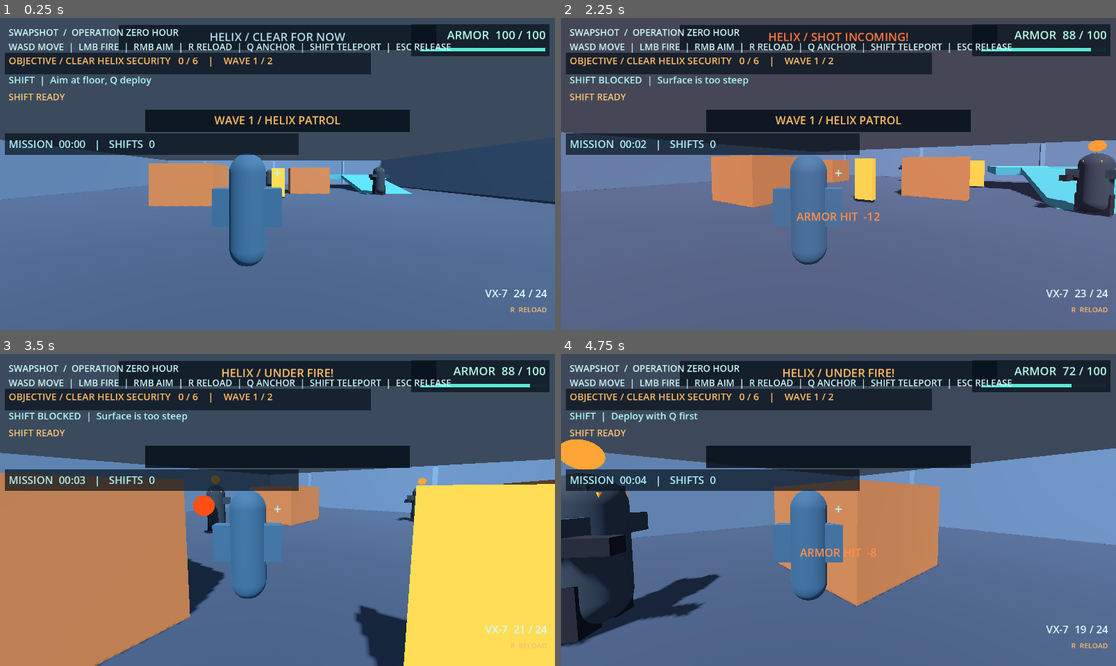
Above: before the commit, frames 1-4 (two rows, left to right).
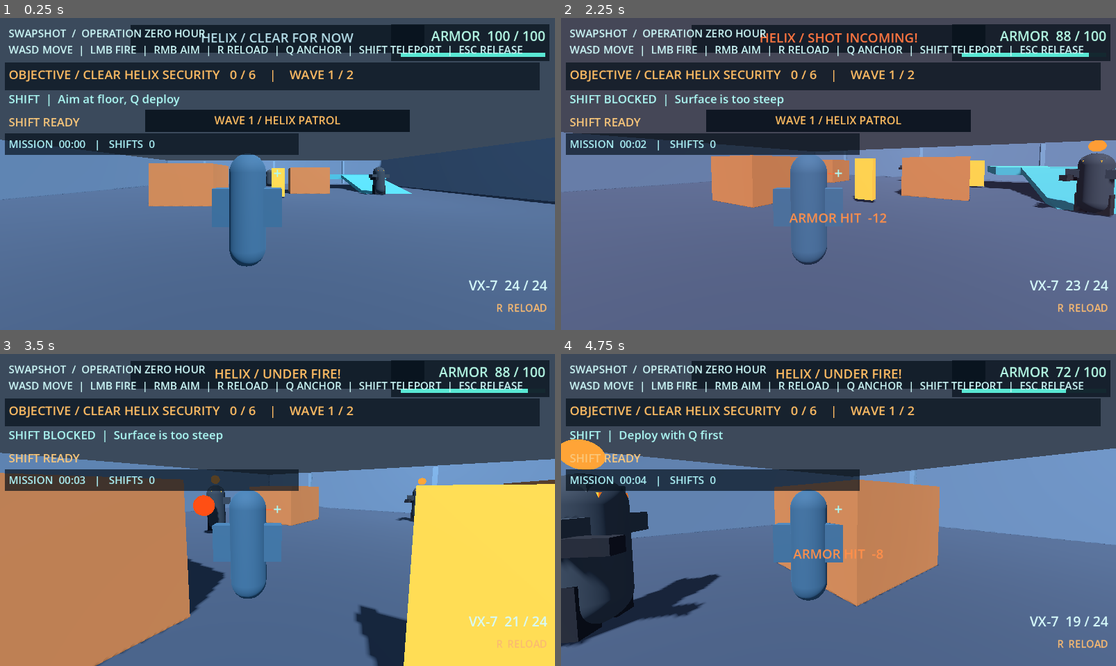
Above: after the commit, the same moments.

Repository: mishraaditya595/swapshot
Game: Godot game, scene res://scenes/main.tscn
Same seed, same stepped clock (60 frames per second), same inputs: the game is played once before the commit and once after it.
Inputs (mouse positions are in pixels of both pictures, inside the frame that each line leads up to):
- Up to frame 1 (0.25 s): no input
- Up to frame 2 (2.25 s): tap Enter at 0.5 s; move the mouse to (960, 158) at 0.52 s; press the mouse at (960, 158) at 0.53 s; hold D (move_right) 0.53-1.28 s; move the mouse to (810, 174) at 1.27 s; release the mouse at (810, 174) at 1.28 s; hold W (move_forward) from 1.28 s (still down); right-click (810, 174) at 1.35 s; click (810, 174) at 1.55 s; move the mouse to (849, 167) at 2.02 s; hold Q (deploy_anchor) from 2.03 s (still down)
- Up to frame 3 (3.5 s): keep holding W (move_forward); click (288, 503) at 2.3 s; move the mouse to (271, 516) at 2.77 s; release Q (deploy_anchor) at 2.78 s; click (271, 516) at 2.85 s
- Up to frame 4 (4.75 s): keep holding W (move_forward); move the mouse to (877, 513) at 3.52 s; hold Shift (shift_teleport) 3.53-4.28 s; click (877, 513) at 3.8 s; move the mouse to (794, 506) at 4.27 s; tap Enter at 4.35 s; click (794, 506) at 4.55 s

The runs differ from the first frame. In frame 1, 14% of the frame differs, in the area x 0-99%, y 2-95%; in frame 2, 14%; in frame 3, 17%; in frame 4, 17%.

Commit message:
MS-06: improve combat HUD hierarchy and reinforce wave cue contrast

Diff:
--- a/scenes/abilities/shift_ability.tscn
+++ b/scenes/abilities/shift_ability.tscn
@@ -25,20 +25,20 @@
 
 [node name="Status" type="Label" parent="ShiftHUD"]
 offset_left = 18.0
-offset_top = 114.0
-offset_right = 560.0
-offset_bottom = 152.0
+offset_top = 151.0
+offset_right = 650.0
+offset_bottom = 201.0
 mouse_filter = 2
 theme_override_colors/font_color = Color(0.68, 0.98, 0.96, 1)
-theme_override_font_sizes/font_size = 20
+theme_override_font_sizes/font_size = 24
 text = "SHIFT  |  Aim at floor, Q deploy"
 
 [node name="Timer" type="Label" parent="ShiftHUD"]
 offset_left = 18.0
-offset_top = 150.0
-offset_right = 440.0
-offset_bottom = 186.0
+offset_top = 199.0
+offset_right = 510.0
+offset_bottom = 241.0
 mouse_filter = 2
 theme_override_colors/font_color = Color(0.98, 0.78, 0.48, 1)
-theme_override_font_sizes/font_size = 19
+theme_override_font_sizes/font_size = 24
 text = "SHIFT READY"
--- a/scenes/levels/ms05_firefight.tscn
+++ b/scenes/levels/ms05_firefight.tscn
@@ -87,18 +87,18 @@
 
 [node name="MissionBackdrop" type="ColorRect" parent="EncounterHUD"]
 offset_left = 10.0
-offset_top = 72.0
-offset_right = 770.0
-offset_bottom = 117.0
+offset_top = 92.0
+offset_right = 1120.0
+offset_bottom = 150.0
 mouse_filter = 2
 color = Color(0.02, 0.06, 0.10, 0.68)
 
 [node name="HelixHint" type="Label" parent="EncounterHUD"]
 offset_left = 18.0
-offset_top = 74.0
-offset_right = 770.0
-offset_bottom = 115.0
+offset_top = 99.0
+offset_right = 1110.0
+offset_bottom = 146.0
 mouse_filter = 2
 theme_override_colors/font_color = Color(1, 0.74, 0.42, 1)
-theme_override_font_sizes/font_size = 20
+theme_override_font_sizes/font_size = 26
 text = "MISSION  /  NEUTRALIZE THE HELIX TROOPER"
--- a/scenes/ui/combat_hud.tscn
+++ b/scenes/ui/combat_hud.tscn
@@ -16,32 +16,32 @@
 [node name="HealthBackdrop" type="ColorRect" parent="."]
 anchor_left = 1.0
 anchor_right = 1.0
-offset_left = -298.0
+offset_left = -340.0
 offset_top = 13.0
 offset_right = -12.0
-offset_bottom = 79.0
+offset_bottom = 90.0
 mouse_filter = 2
 color = Color(0.02, 0.06, 0.10, 0.7)
 
 [node name="Health" type="Label" parent="."]
 anchor_left = 1.0
 anchor_right = 1.0
-offset_left = -290.0
+offset_left = -330.0
 offset_top = 18.0
 offset_right = -20.0
-offset_bottom = 56.0
+offset_bottom = 62.0
 mouse_filter = 2
-theme_override_font_sizes/font_size = 24
+theme_override_font_sizes/font_size = 28
 text = "ARMOR  100 / 100"
 horizontal_alignment = 2
 
 [node name="HealthBarTrack" type="ColorRect" parent="."]
 anchor_left = 1.0
 anchor_right = 1.0
-offset_left = -280.0
-offset_top = 62.0
+offset_left = -320.0
+offset_top = 72.0
 offset_right = -20.0
-offset_bottom = 69.0
+offset_bottom = 81.0
 mouse_filter = 2
 color = Color(0.08, 0.16, 0.19, 0.95)
 
@@ -55,10 +55,10 @@
 [node name="ThreatBackdrop" type="ColorRect" parent="."]
 anchor_left = 0.5
 anchor_right = 0.5
-offset_left = -330.0
+offset_left = -305.0
 offset_top = 14.0
-offset_right = 330.0
-offset_bottom = 67.0
+offset_right = 305.0
+offset_bottom = 72.0
 mouse_filter = 2
 color = Color(0.02, 0.06, 0.10, 0.73)
 
@@ -66,13 +66,13 @@
 anchors_preset = 5
 anchor_left = 0.5
 anchor_right = 0.5
-offset_left = -315.0
+offset_left = -295.0
 offset_top = 22.0
-offset_right = 315.0
-offset_bottom = 64.0
+offset_right = 295.0
+offset_bottom = 68.0
 mouse_filter = 2
 theme_override_colors/font_color = Color(1.0, 0.73, 0.37, 1)
-theme_override_font_sizes/font_size = 24
+theme_override_font_sizes/font_size = 27
 text = "HELIX  |  UNAWARE"
 horizontal_alignment = 1
 
@@ -82,13 +82,13 @@
 anchor_top = 0.5
 anchor_right = 0.5
 anchor_bottom = 0.5
-offset_left = -25.0
-offset_top = -22.0
-offset_right = 25.0
-offset_bottom = 22.0
+offset_left = -28.0
+offset_top = -25.0
+offset_right = 28.0
+offset_bottom = 25.0
 mouse_filter = 2
 theme_override_colors/font_color = Color(0.68, 0.98, 0.96, 1)
-theme_override_font_sizes/font_size = 28
+theme_override_font_sizes/font_size = 31
 text = "+"
 horizontal_alignment = 1
 
@@ -114,13 +114,13 @@
 anchor_top = 1.0
 anchor_right = 1.0
 anchor_bottom = 1.0
-offset_left = -248.0
-offset_top = -92.0
+offset_left = -290.0
+offset_top = -112.0
 offset_right = -16.0
-offset_bottom = -55.0
+offset_bottom = -65.0
 mouse_filter = 2
 theme_override_colors/font_color = Color(0.84, 0.98, 0.98, 1)
-theme_override_font_sizes/font_size = 22
+theme_override_font_sizes/font_size = 28
 text = "VX-7  24 / 24"
 horizontal_alignment = 2
 
@@ -129,13 +129,13 @@
 anchor_top = 1.0
 anchor_right = 1.0
 anchor_bottom = 1.0
-offset_left = -248.0
-offset_top = -54.0
+offset_left = -290.0
+offset_top = -61.0
 offset_right = -16.0
-offset_bottom = -19.0
+offset_bottom = -18.0
 mouse_filter = 2
 theme_override_colors/font_color = Color(0.98, 0.73, 0.44, 1)
-theme_override_font_sizes/font_size = 15
+theme_override_font_sizes/font_size = 21
 text = "R  RELOAD"
 horizontal_alignment = 2
 
@@ -152,6 +152,6 @@
 offset_bottom = 117.0
 mouse_filter = 2
 theme_override_colors/font_color = Color(1, 0.56, 0.29, 1)
-theme_override_font_sizes/font_size = 23
+theme_override_font_sizes/font_size = 27
 text = "ARMOR HIT"
 horizontal_alignment = 1
--- a/scripts/ms06_mission.gd
+++ b/scripts/ms06_mission.gd
@@ -28,6 +28,7 @@
 @onready var combat_hud: Node = $Firefight/Arena/Player/CombatHUD
 @onready var objective: Label = $Firefight/EncounterHUD/HelixHint
 @onready var wave_banner: Label = $MissionHUD/WaveBanner
+@onready var wave_backdrop: ColorRect = $MissionHUD/WaveBannerBackdrop
 @onready var elapsed_label: Label = $MissionHUD/Elapsed
 @onready var outcome: CanvasLayer = $Outcome
 @onready var outcome_title: Label = $Outcome/Card/Title
@@ -50,6 +51,7 @@
     # The MS-05 scene is still independent for existing regression tests.
     player.managed_restart = true
     combat_hud.call("set_mission_managed", true)
+    ($Firefight/Arena/Instructions/ControlHints as Label).add_theme_font_size_override("font_size", 22)
     $Firefight/Arena/Instructions/ControlHints.text = (
         "SWAPSHOT  /  OPERATION ZERO HOUR\n"
         + "WASD MOVE  |  LMB FIRE  |  RMB AIM  |  R RELOAD  |  Q ANCHOR  |  SHIFT TELEPORT  |  ESC RELEASE"
@@ -99,6 +101,7 @@
         _banner_remaining = maxf(0.0, _banner_remaining - delta)
         if _banner_remaining <= 0.0:
             wave_banner.visible = false
+            wave_backdrop.visible = false
 
 
 func _physics_process(delta: float) -> void:
@@ -129,6 +132,7 @@
 func _show_banner(message: String, seconds: float) -> void:
     wave_banner.text = message
     wave_banner.visible = true
+    wave_backdrop.visible = true
     _banner_remaining = seconds
 
 
@@ -296,6 +300,7 @@
     reinforcements_inbound = false
     reinforcement_remaining = 0.0
     wave_banner.visible = false
+    wave_backdrop.visible = false
     phase_changed.emit(int(phase))
     player.set_combat_enabled(false)
     Input.mouse_mode = Input.MOUSE_MODE_VISIBLE
